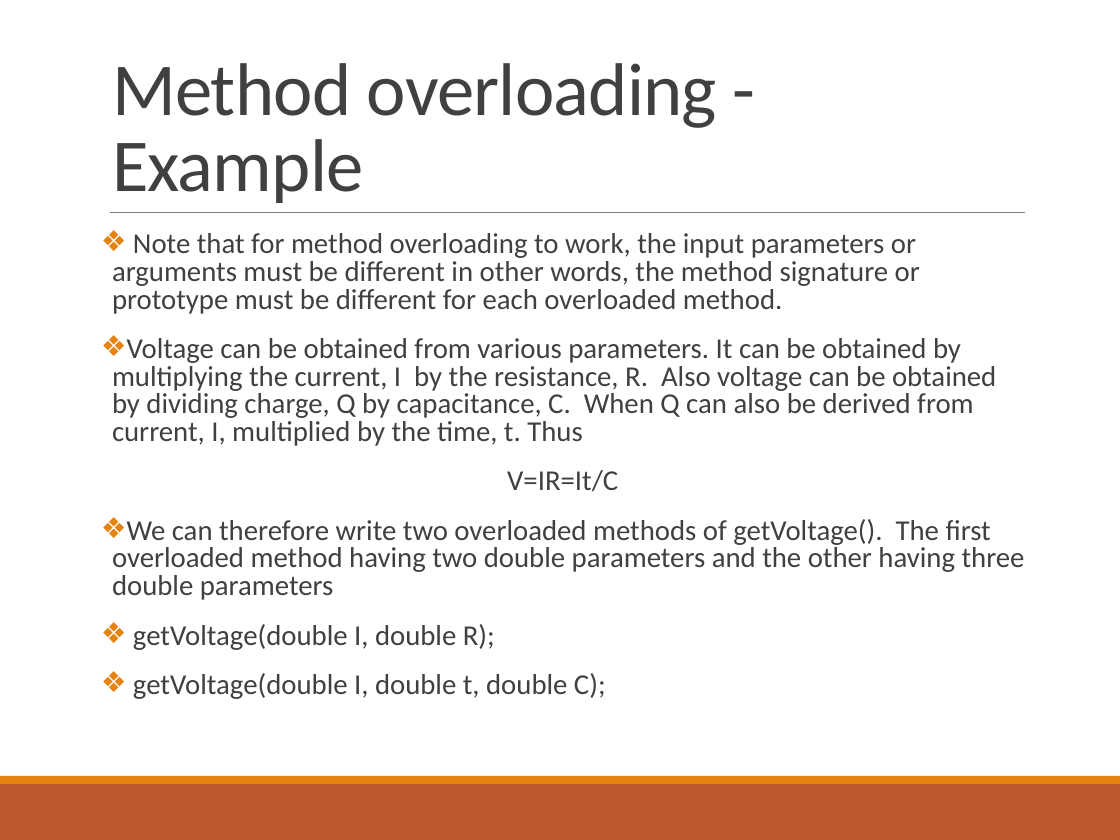
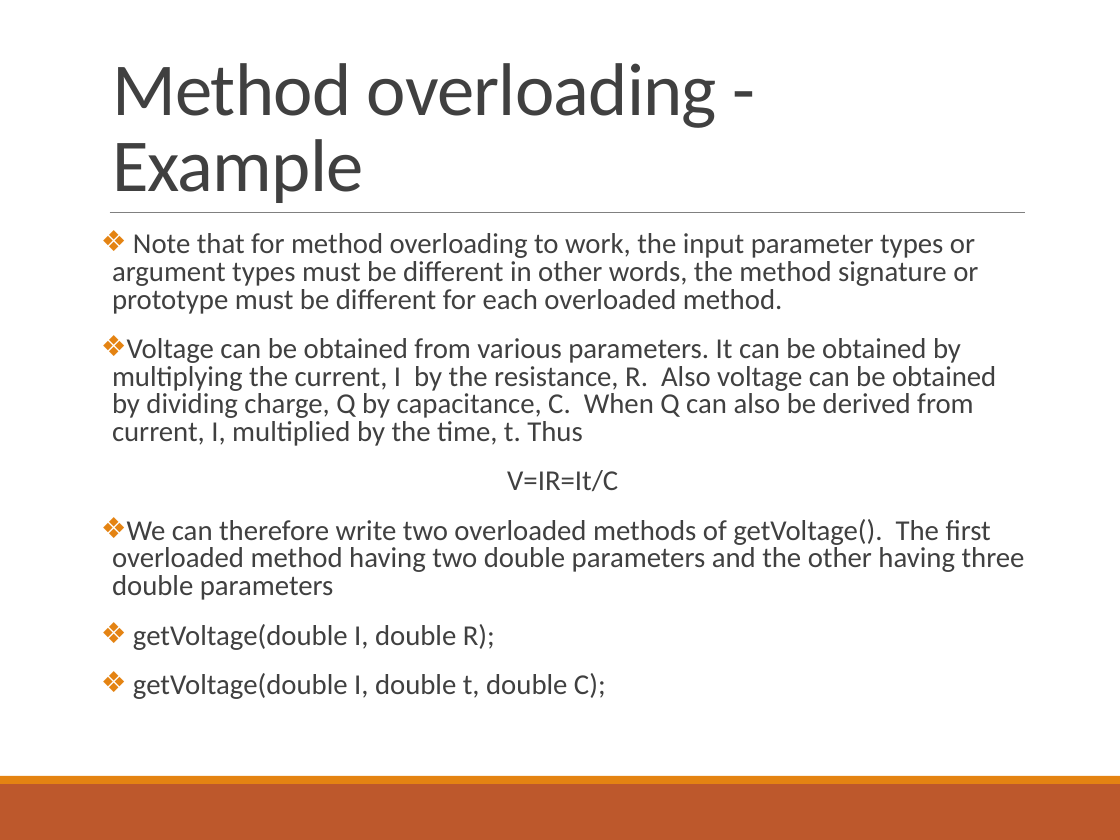
Before and after one commit to deeperj/dillinger, a slide deck: slide 10 of thesis/ukapp2/wqu_isc/sofware_design/Lesson 4 - Java.pptx. Drawn at 1120x840 pixels with LibreOffice and Linux fonts; fonts in the diff are those of the drawing. Boxes give left, top, right and bottom in pixels: in the first picture for what was removed or moved away, otherwise in the second. Text is boxed around its words. In the diff, an @@ line names an element or a change of style, - is before the commit and + after.

```diff
--- a/thesis/ukapp2/wqu_isc/sofware_design/Lesson 4 - Java.pptx
+++ b/thesis/ukapp2/wqu_isc/sofware_design/Lesson 4 - Java.pptx
@@ text at (x1=112, y1=233, x2=978, y2=314): text changed @@
-❖ Note that for method overloading to work, the input parameters or arguments must be different in other words, the method signature or prototype must be different for each overloaded method.
+❖ Note that for method overloading to work, the input parameter types or argument types must be different in other words, the method signature or prototype must be different for each overloaded method.
```
Also in this commit, not shown: 3 other slides changed, 1 slide added, 2 other files.
